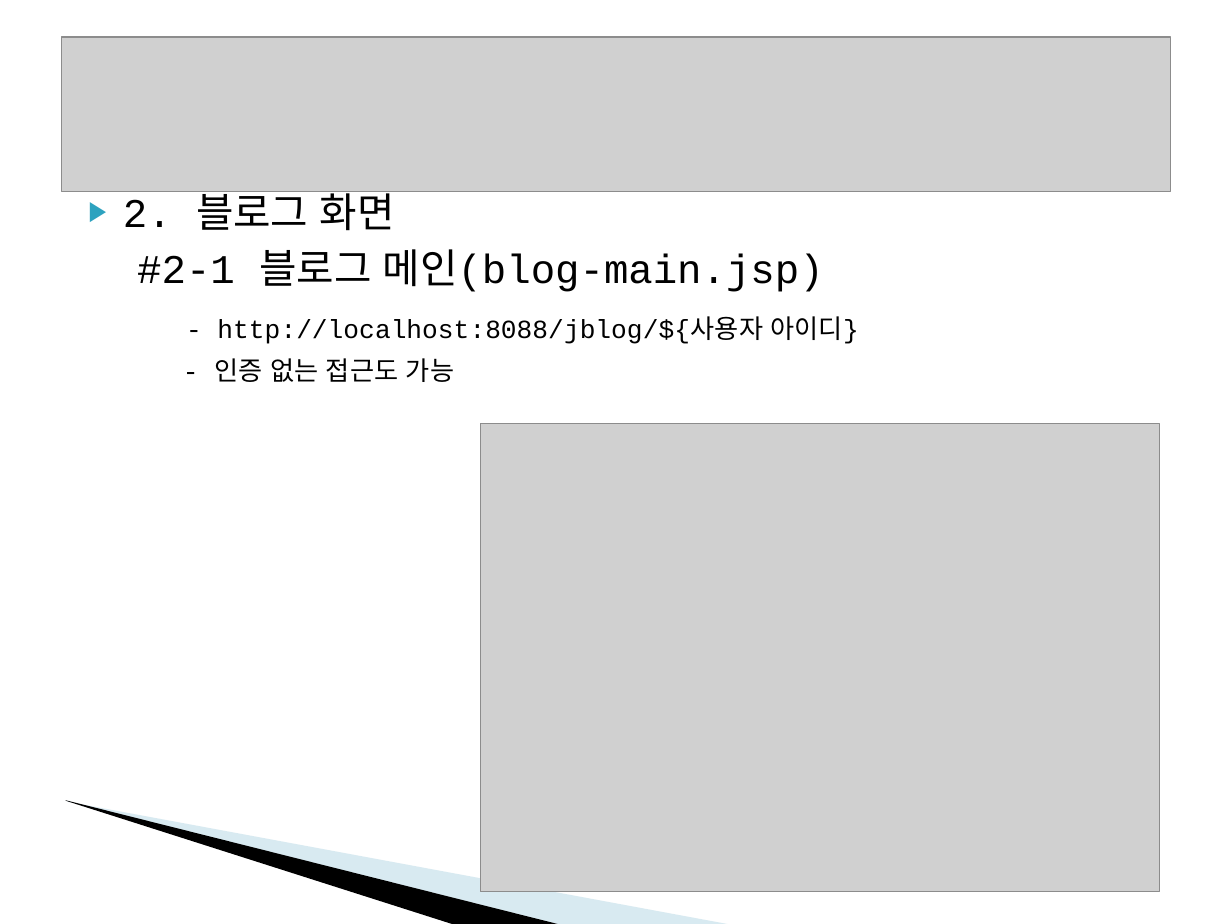
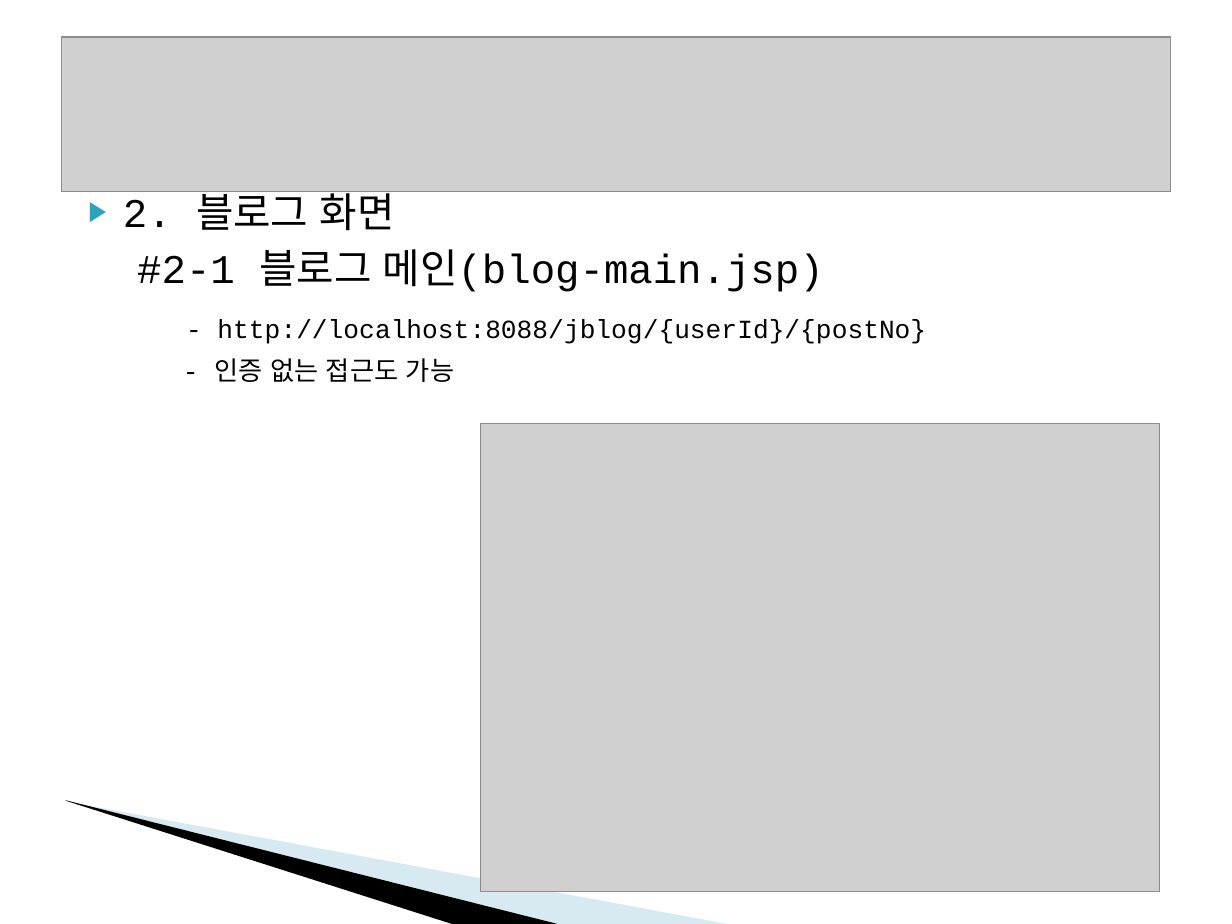
Before and after one commit to OnceTwice/jblog-1, a slide deck: slide 8 of docs/SpringMVC-평가과제.ppt. Drawn at 1232x924 pixels with LibreOffice and Linux fonts; fonts in the diff are those of the drawing; grey boxes stand for pictures; background and template pictures are left out. Boxes give left, top, right and bottom in pixels: in the first picture for what was removed or moved away, otherwise in the second. Text is boxed around its words. In the diff, an @@ line names an element or a change of style, - is before the commit and + after.

```diff
--- a/docs/SpringMVC-평가과제.ppt
+++ b/docs/SpringMVC-평가과제.ppt
@@ text at (217, 320, 926, 344): text changed @@
-- http://localhost:8088/jblog/${사용자 아이디}
+- http://localhost:8088/jblog/{userId}/{postNo}
```
Also in this commit, not shown: 3 other slides changed.
